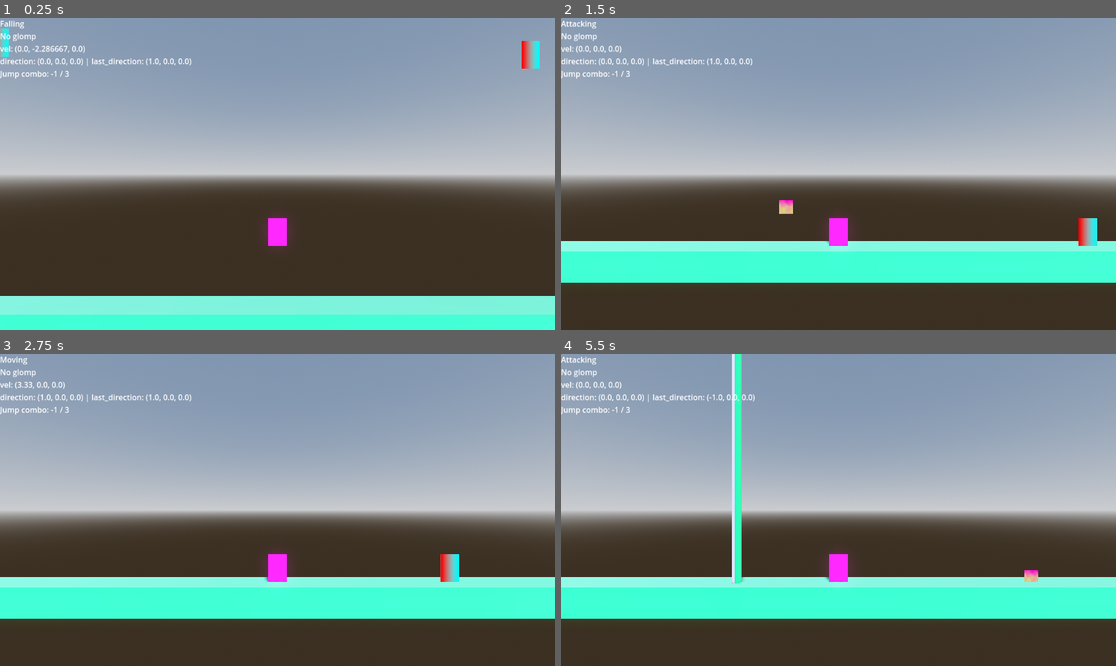
Above: before the commit, frames 1-4 (two rows, left to right).
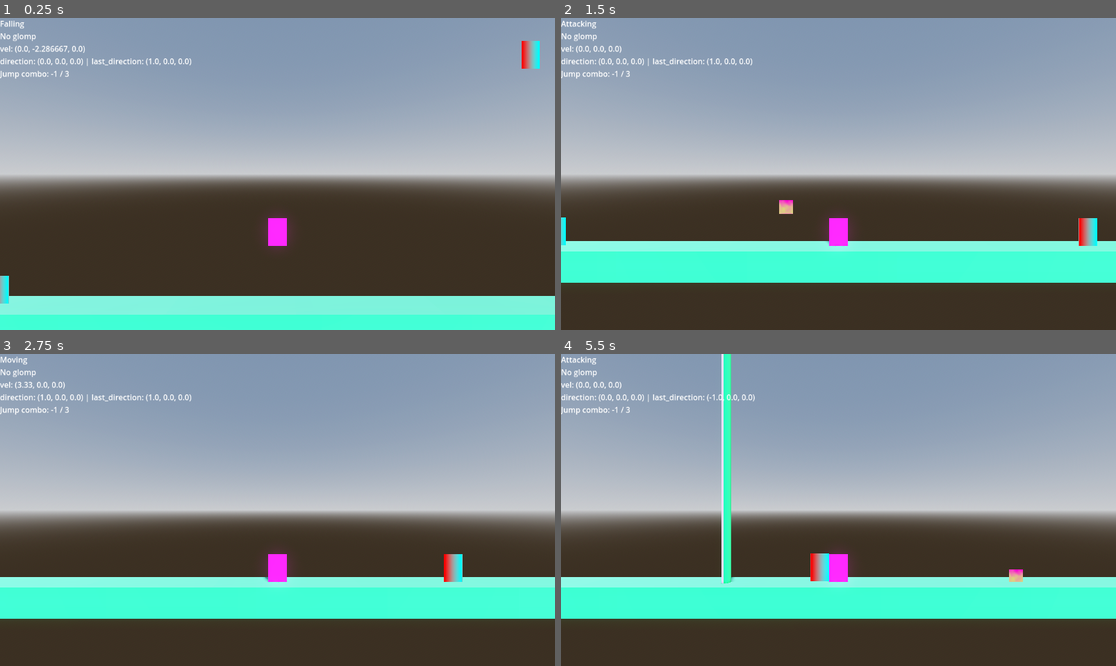
Above: after the commit, the same moments.

Repository: b3e3e3/ultimate-glomp
Game: Godot game, scene res://sandbox.tscn
The game is run twice, just before and just after one commit, with the same random seed, the same clock (stepped at 60 frames per second) and the same inputs.
Inputs (mouse positions are in pixels of both pictures, inside the frame that each line leads up to):
- Up to frame 1 (0.25 s): no input
- Up to frame 2 (1.5 s): tap Enter at 0.5 s; move the mouse to (960, 158) at 0.52 s; hold D (move_right) 0.53-1.28 s; tap E (interact) at 0.6 s; click (960, 158) at 0.67 s; tap Space (jump) at 0.77 s; move the mouse to (727, 189) at 1.27 s; hold S (move_down) from 1.28 s (still down); click (727, 189) at 1.35 s
- Up to frame 3 (2.75 s): tap Space (jump) at 1.52 s; tap E (interact) at 1.55, 2.1 s; move the mouse to (333, 441) at 2.02 s; release S (move_down) at 2.03 s; hold D (move_right) from 2.03 s (still down)
- Up to frame 4 (5.5 s): move the mouse to (810, 572) at 2.77 s; release D (move_right) at 2.78 s; hold W (move_up) 2.78-3.53 s; tap Enter at 2.85 s; click (810, 572) at 2.92 s; tap Space (jump) at 3.02, 3.5, 3.77, 4.52 s; tap E (interact) every 0.75 s from 3.05 to 5.3 s; move the mouse to (1005, 556) at 3.52 s; hold A (move_left) 3.53-5.03 s; tap Keypad Enter at 3.6 s; move the mouse to (672, 463) at 4.27 s; tap C at 4.35 s; move the mouse to (866, 510) at 5.02 s; hold S (move_down) from 5.03 s (still down); tap Tab at 5.1 s; click (866, 510) at 5.17 s

The runs differ from the first frame. In frame 1, 0.3% of the frame differs, in the area x 0-2%, y 3-92%; in frame 2, 0.1%; in frame 3, 0.4%; in frame 4, 3.1%, in the area x 28-86%, y 0-74%.

Commit message:
interactionz!!

Diff:
--- a/character/player/player.gd
+++ b/character/player/player.gd
@@ -97,7 +97,8 @@
 	l.text += '\n' + 'vel: ' + str(velocity)
 	l.text += '\n' + 'direction: %s | last_direction: %s' % [direction, last_direction]
 
-	for e in equip_inventory.equipment:
-		var text := e.debug_text()
-		if text == "": continue
-		l.text += '\n' + text
+	if equip_inventory:
+		for e in equip_inventory.equipment:
+			var text := e.debug_text()
+			if text == "": continue
+			l.text += '\n' + text
--- a/character/player/state/falling.gd
+++ b/character/player/state/falling.gd
@@ -38,6 +38,10 @@
 				can_coyote = false
 		, CONNECT_ONE_SHOT)
 
+func on_update(_delta: float) -> void:
+	if check_for_interacting():
+		goto(interacting_state)
+
 func on_physics_update(delta: float) -> void:
 	super.on_physics_update(delta)
 
@@ -53,8 +57,7 @@
 		})
 	elif check_for_attacking() and not check_for_glomping():
 		goto(attacking_state)
-	elif check_for_interacting():
-		goto(interacting_state)
+
 	elif check_for_climbing():
 		goto(climbing_state)
 
--- a/character/player/state/idle.gd
+++ b/character/player/state/idle.gd
@@ -16,6 +16,10 @@
 		print("REVERSE COYOTE")
 		goto(jumping_state)
 
+func on_update(_delta: float) -> void:
+	if check_for_interacting():
+		goto(interacting_state)
+
 func on_physics_update(_delta: float) -> void:
 	if check_for_jumping():
 		goto(jumping_state)
@@ -27,7 +31,5 @@
 		goto(falling_state)
 	elif check_for_attacking():
 		goto(attacking_state)
-	elif check_for_interacting():
-		goto(interacting_state)
 
 	super.on_physics_update(_delta)
--- a/character/player/state/interacting.gd
+++ b/character/player/state/interacting.gd
@@ -15,10 +15,16 @@
 		print("No interaction found")
 		goto(idle_state)
 
+	character.move_enabled = false
+	character.gravity_enabled = false
+
 func on_exit() -> void:
 	interact_area.started.disconnect(_on_interaction_started)
 	interact_area.finished.disconnect(_on_interaction_finished)
 	interact_area.stepped.disconnect(_on_interaction_stepped)
+
+	character.move_enabled = true
+	character.gravity_enabled = true
 
 func on_update(_delta: float) -> void:
 	if check_for_interacting() and interact_area.current_interaction:
--- a/character/player/state/moving.gd
+++ b/character/player/state/moving.gd
@@ -13,6 +13,10 @@
 	player.gravity_enabled = true
 	player.move_enabled = true
 
+func on_update(_delta: float) -> void:
+	if check_for_interacting():
+		goto(interacting_state)
+
 func on_physics_update(_delta: float) -> void:
 	movement = controller.get_horizontal_input()
 
@@ -26,8 +30,6 @@
 		goto(glomping_state)
 	elif check_for_moving():
 		player.move_horizontal(movement, character.get_speed(), get_directional_acceleration(movement))
-	elif check_for_interacting():
-		goto(interacting_state)
 	else:
 		goto(idle_state)
 
--- a/character/player/topdown/state/idle.gd
+++ b/character/player/topdown/state/idle.gd
@@ -1,11 +1,13 @@
 class_name TDPlayerIdleState extends TDPlayerState
 
-@onready var moving_state: TDPlayerState = $"../Moving"
-@onready var interacting_state: PlayerState = $"../Interacting"
+@onready var moving_state: State = $"../Moving"
+@onready var interacting_state: State = $"../Interacting"
 
 
-func on_update(_delta: float) -> void:
+func on_physics_update(_delta: float) -> void:
 	if check_for_moving():
 		goto(moving_state)
-	elif check_for_interacting():
+
+func on_update(_delta: float) -> void:
+	if check_for_interacting():
 		goto(interacting_state)
--- a/character/player/topdown/state/moving.gd
+++ b/character/player/topdown/state/moving.gd
@@ -1,17 +1,19 @@
 class_name TDPlayerMovingState extends TDPlayerState
 
-@onready var idle_state: TDPlayerState = $"../Idle"
-@onready var interacting_state: PlayerState = $"../Interacting"
+@onready var idle_state: State = $"../Idle"
+@onready var interacting_state: State = $"../Interacting"
 
 var movement: Vector2
 
+
+func on_update(_delta: float) -> void:
+	if check_for_interacting():
+		goto(interacting_state)
 
 func on_physics_update(_delta: float) -> void:
 	movement = controller.get_multi_input()
 
 	if check_for_moving():
 		player.move_multi(movement)
-	elif check_for_interacting():
-		goto(interacting_state)
 	else:
 		goto(idle_state)
--- a/player.tscn
+++ b/player.tscn
@@ -26,6 +26,9 @@
 
 [sub_resource type="Resource" id="Resource_7ahtn"]
 script = ExtResource("4_5tmop")
+additional_force = null
+cooldown_time = null
+combo_limit = null
 name = "Combo Pants"
 adds = Dictionary[StringName, Variant]({
 &"accel_speed": 0.0,
@@ -117,7 +120,7 @@
 size = Vector2(0.5, 0.5)
 
 [sub_resource type="BoxShape3D" id="BoxShape3D_dx0e4"]
-size = Vector3(0.64, 0, 0.64)
+size = Vector3(0.72, 0.72, 0.72)
 
 [node name="Player" type="CharacterBody3D"]
 collision_layer = 4
@@ -242,6 +245,7 @@
 
 [node name="CollisionShape3D" type="CollisionShape3D" parent="InteractArea"]
 shape = SubResource("BoxShape3D_dx0e4")
+debug_color = Color(0.99999994, 0.008553123, 0.06928867, 0.41960785)
 
 [connection signal="glomped" from="." to="StateMachine/Idle" method="_on_player_glomped"]
 [connection signal="jumped" from="." to="Sprite" method="_on_player_jumped"]
--- a/sandbox.tscn
+++ b/sandbox.tscn
@@ -7,6 +7,9 @@
 [ext_resource type="Script" uid="uid://g5u0h5mi4tm8" path="res://player_camera.gd" id="5_rjrbw"]
 [ext_resource type="Script" uid="uid://djwj7b2cn65ud" path="res://interact/interaction_trigger.gd" id="6_44b12"]
 [ext_resource type="Script" uid="uid://bp75ylxcq7yed" path="res://interact/test_msg_interaction.gd" id="7_0fpt2"]
+[ext_resource type="FontFile" uid="uid://dhh2ymkrlkluo" path="res://fonts/CursedScriptDemo-Bold.ttf" id="8_tctsc"]
+[ext_resource type="FontFile" uid="uid://dywmb2u01jfek" path="res://fonts/CursedScriptDemo.ttf" id="9_ai2o8"]
+[ext_resource type="Script" uid="uid://ddt3x6c27j3nv" path="res://ui/typewriter_label.gd" id="10_luwg1"]
 
 [sub_resource type="ProceduralSkyMaterial" id="ProceduralSkyMaterial_rvmsc"]
 sky_horizon_color = Color(0.66224277, 0.6717428, 0.6867428, 1)
@@ -104,7 +107,15 @@
 metadata/_custom_type_script = "uid://bp75ylxcq7yed"
 
 [sub_resource type="BoxShape3D" id="BoxShape3D_tctsc"]
-size = Vector3(0.64, 0.64, 0.64)
+size = Vector3(0.72, 0.72, 0.72)
+
+[sub_resource type="Theme" id="Theme_nmhe3"]
+default_font = ExtResource("8_tctsc")
+RichTextLabel/constants/line_separation = -24
+RichTextLabel/constants/paragraph_separation = -24
+RichTextLabel/font_sizes/normal_font_size = 72
+RichTextLabel/fonts/bold_font = ExtResource("8_tctsc")
+RichTextLabel/fonts/normal_font = ExtResource("9_ai2o8")
 
 [node name="Level" type="Node3D" node_paths=PackedStringArray("player_controller")]
 script = ExtResource("1_rvmsc")
@@ -211,7 +222,7 @@
 script = ExtResource("5_rjrbw")
 
 [node name="Freakin Guy" type="StaticBody3D" parent="."]
-transform = Transform3D(1, 0, 0, 0, 1, 0, 0, 0, 1, -4.787872, 4.7639565, 0)
+transform = Transform3D(1, 0, 0, 0, 1, 0, 0, 0, 1, -4.787872, 0.5066564, 0)
 
 [node name="CollisionShape3D" type="CollisionShape3D" parent="Freakin Guy"]
 shape = SubResource("CapsuleShape3D_2md1f")
@@ -228,5 +239,25 @@
 
 [node name="CollisionShape3D" type="CollisionShape3D" parent="Freakin Guy/InteractTriggerArea"]
 shape = SubResource("BoxShape3D_tctsc")
+debug_color = Color(0.99999994, 0.008553123, 0.06928867, 0.41960785)
+
+[node name="CanvasLayer" type="CanvasLayer" parent="."]
+
+[node name="TypewriterLabel" type="RichTextLabel" parent="CanvasLayer"]
+anchors_preset = -1
+anchor_left = 0.1640625
+anchor_top = 0.049382716
+anchor_right = 0.8359375
+anchor_bottom = 0.40123457
+theme = SubResource("Theme_nmhe3")
+bbcode_enabled = true
+text = "Hello world!
+Hello world!
+Hello world!"
+scroll_active = false
+scroll_following_visible_characters = true
+visible_characters_behavior = 1
+script = ExtResource("10_luwg1")
+metadata/_edit_use_anchors_ = true
 
 [editable path="Enemy2"]
--- a/ui/typewriter_label.gd
+++ b/ui/typewriter_label.gd
@@ -15,7 +15,7 @@
 		text = message
 
 	if not is_typewriter_finished():
-		Global.Global.create_timer(default_speed).timeout.connect(func():
+		Global.create_timer(default_speed).timeout.connect(func():
 			visible_characters += 1
 
 			# var line_count := label.get_visible_line_count()
Not shown: 1 places in sandbox.tscn that only renumber resources
